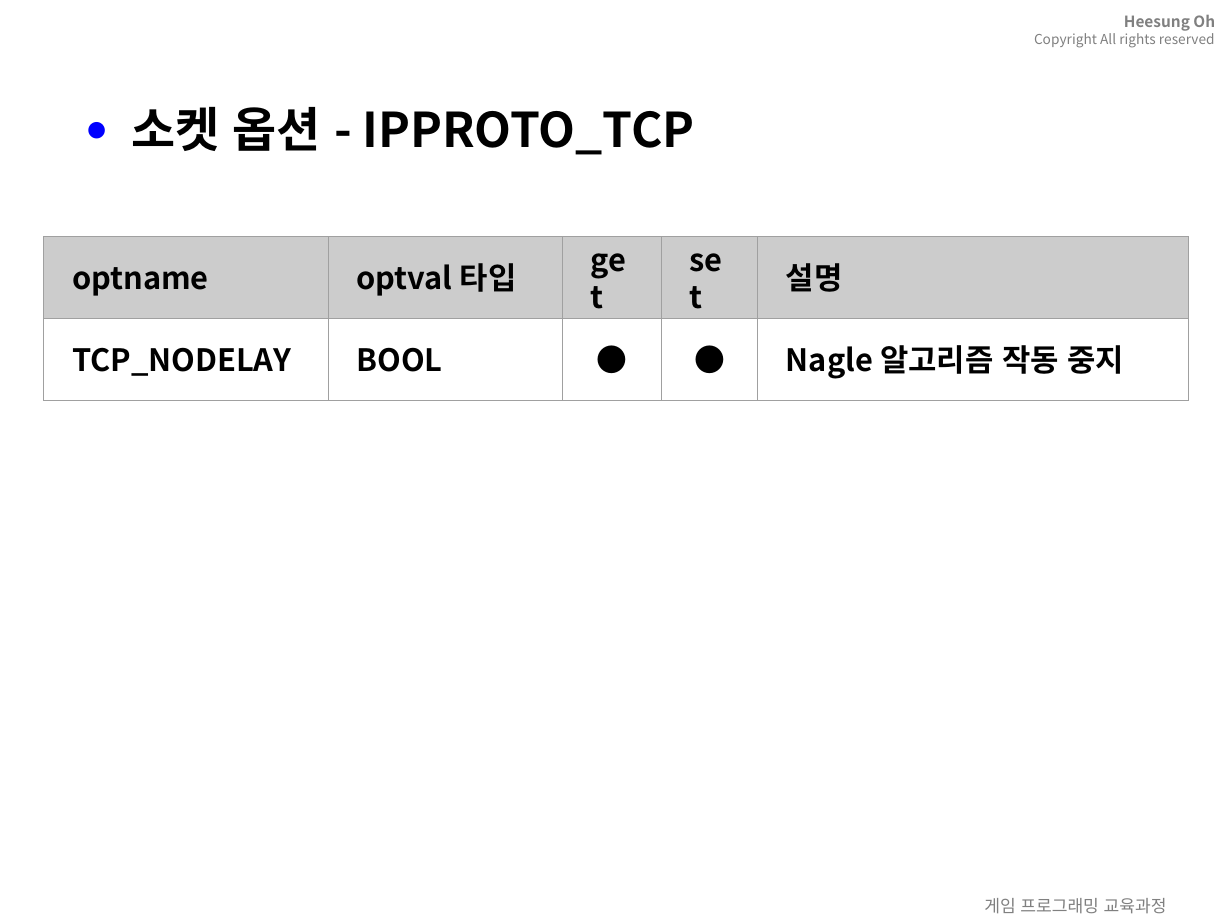
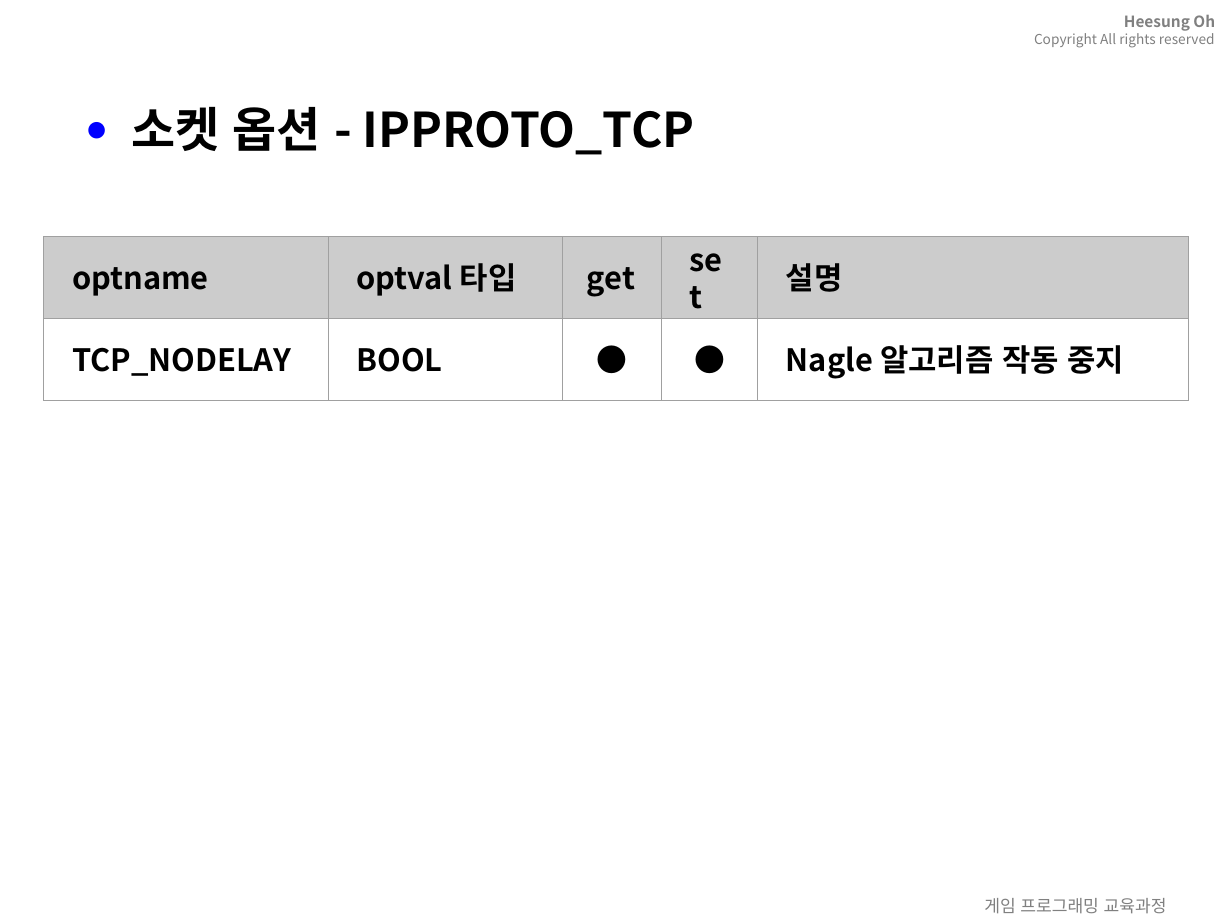
Before and after one commit to 3dapi/dv05_netlib, a slide deck: slide 12 of ppt/_network_15.pptx. Drawn at 1232x924 pixels with LibreOffice and Linux fonts; fonts in the diff are those of the drawing; background and template pictures are left out. Boxes give left, top, right and bottom in pixels: in the first picture for what was removed or moved away, otherwise in the second. Text is boxed around its words. In the diff, an @@ line names an element or a change of style, - is before the commit and + after.

```diff
--- a/ppt/_network_15.pptx
+++ b/ppt/_network_15.pptx
@@ rectangle "get": place and size @@
-rectangle "get" at (579,237,646,319)
+rectangle "get" at (574,237,665,319)
```
Also in this commit, not shown: 10 other slides changed, 54 other files.
